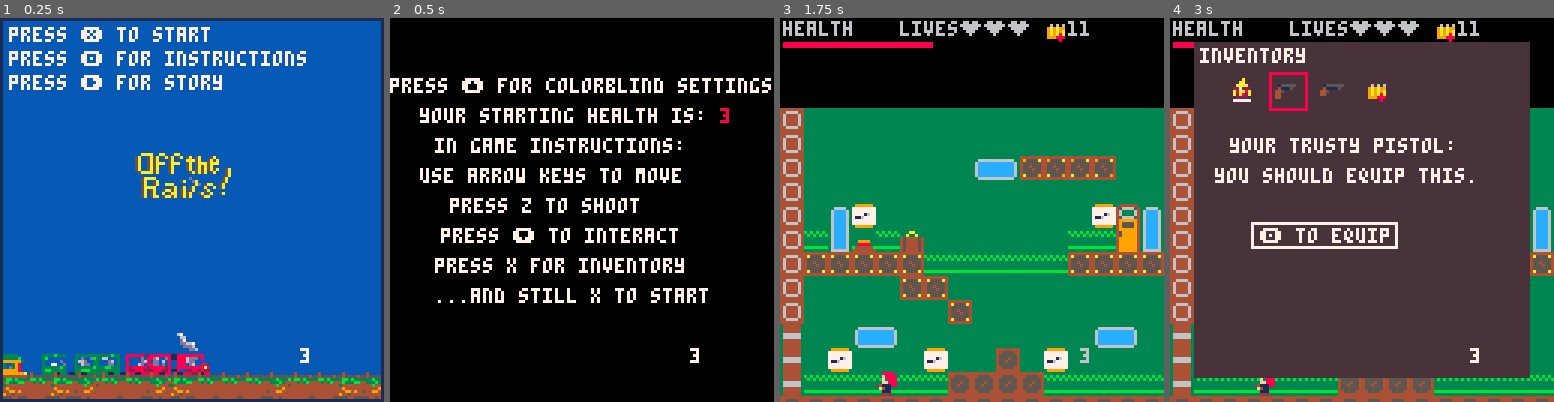
Above: before the commit, frames 1-4 (left to right).
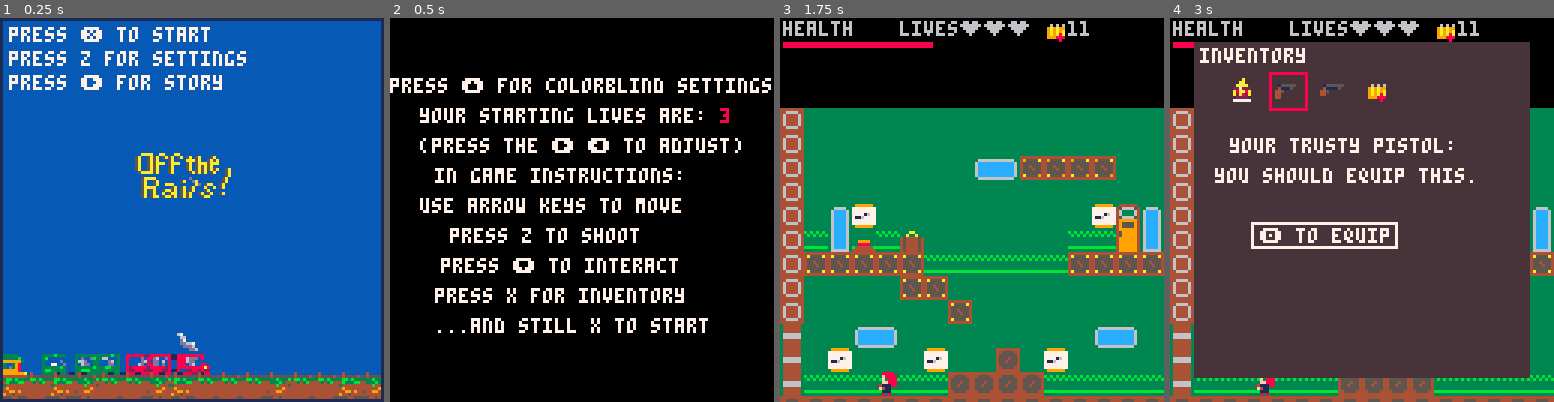
Above: after the commit, the same moments.

Repository: hggorel/Off-The-Rails
Game: PICO-8 cartridge offtherails.p8
Same seed, same stepped clock (60 frames per second), same inputs: the game is played once before the commit and once after it.
Inputs:
- Up to frame 1 (0.25 s): no input
- Up to frame 2 (0.5 s): tap O (Z key) at 0.33 s
- Up to frame 3 (1.75 s): tap O (Z key) at 0.7, 1.43 s; tap X (X key) at 1.07 s
- Up to frame 4 (3 s): hold Left 1.97-2.37 s; tap X (X key) at 2.07, 2.4, 2.73 s; tap O (Z key) at 2.22 s; hold Down 2.42-2.82 s; hold Right from 2.87 s (still down)

The runs differ from the first frame. In frame 1, 1.0% of the frame differs, in the area x 21-81%, y 8-90%; in frame 2, 9.4%, in the area x 7-92%, y 23-90%; in frame 3, less than 0.1%; in frame 4, less than 0.1%.

Commit message:
Settings screen changes

Diff:
--- a/offtherails.p8
+++ b/offtherails.p8
@@ -1024,7 +1024,6 @@
 		pausedraw()
 	end
 
-	print(player.lives, 100, 110)
 end
 
 
@@ -1232,7 +1231,7 @@
 	color(1)
 	rect(0, 0, 127, 127)
 		print("press ❎ to start",3,3,7)
-		print("press 🅾️ for instructions",3,11,7)
+		print("press z for settings",3,11,7)
 		print("press ➡️ for story",3,19,7)
 		spr(107,45,45,4,2)
 	if cc > 0 then
@@ -1471,17 +1470,18 @@
 			colorreset()
 		end
 	end
-	print("your starting health is:",10,30,7)
+	print("your starting lives are:",10,30,7)
 	print(player.lives,110,30,8)
 	updiff()
+	print("(press the ➡️ ⬅️ to adjust)", 10, 40, 7)
 	--pass some value to gamedraw
 	--this will be implemented later
-	print("in game instructions:",15,40,7)
-	print("use arrow keys to move",10,50,7)
-	print("press z to shoot", 20,60,7)
-	print("press ⬇️ to interact",17,70,7)
-	print("press x for inventory", 15,80,7)
-	print("...and still x to start", 15,90,7)
+	print("in game instructions:",15,50,7)
+	print("use arrow keys to move",10,60,7)
+	print("press z to shoot", 20,70,7)
+	print("press ⬇️ to interact",17,80,7)
+	print("press x for inventory", 15,90,7)
+	print("...and still x to start", 15,100,7)
 
 end
 
